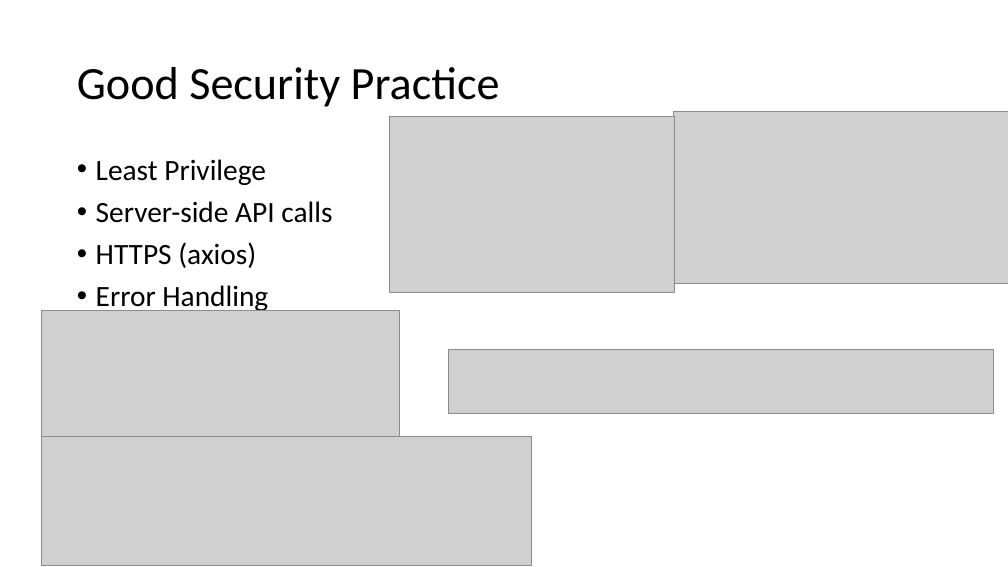
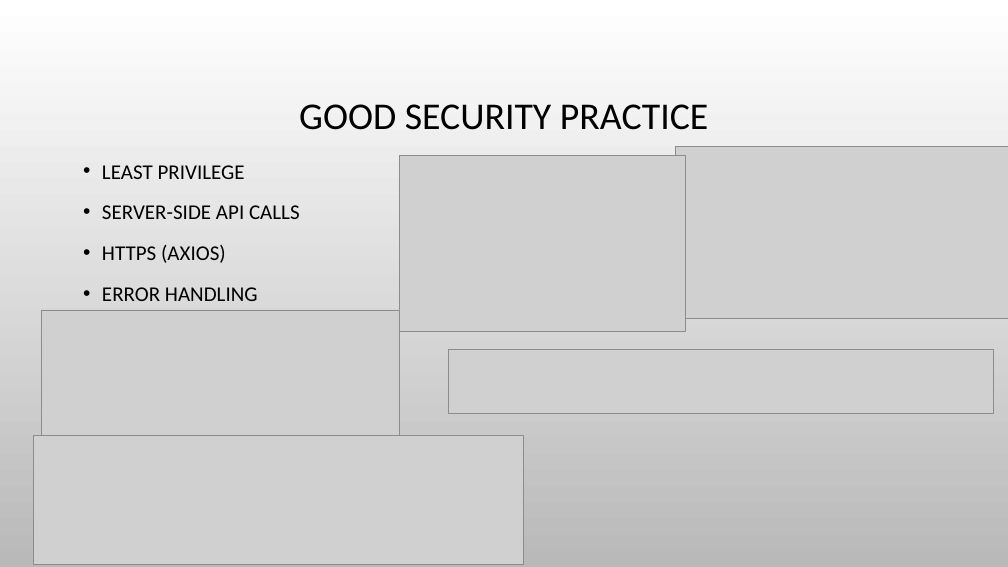
Before and after one commit to DFwJZ/weather_API, a slide deck: slide 9 of Brief_Walkthrough.pptx (slide 11 before the commit). Drawn at 1008x567 pixels with LibreOffice and Linux fonts; fonts in the diff are those of the drawing; grey boxes stand for pictures; background and template pictures are left out. Boxes give left, top, right and bottom in pixels: in the first picture for what was removed or moved away, otherwise in the second. Text is boxed around its words. In the diff, an @@ line names an element or a change of style, - is before the commit and + after.

```diff
--- a/Brief_Walkthrough.pptx
+++ b/Brief_Walkthrough.pptx
@@ background #FFFFFF to picture (left out) @@
@@ title at <box>299,104,708,130</box>: text changed; size 44 to 36 pt @@
-Good Security Practice
+GOOD SECURITY PRACTICE
@@ picture: place and size @@
-picture at <box>674,111,1008,284</box>
+picture at <box>675,146,1008,318</box>
@@ text at <box>102,165,300,301</box>: text changed; size 28 to 20 pt @@
-• Least Privilege
-• Server-side API calls
-• HTTPS (axios)
-• Error Handling
+• LEAST PRIVILEGE
+• SERVER-SIDE API CALLS
+• HTTPS (AXIOS)
+• ERROR HANDLING
@@ picture: place and size @@
-picture at <box>389,116,675,293</box>
+picture at <box>400,156,686,332</box>
@@ picture: place and size @@
-picture at <box>42,436,532,566</box>
+picture at <box>33,436,523,565</box>
```
Also in this commit, not shown: 14 other slides changed, 1 slide added, 1 slide removed, 7 other files.
